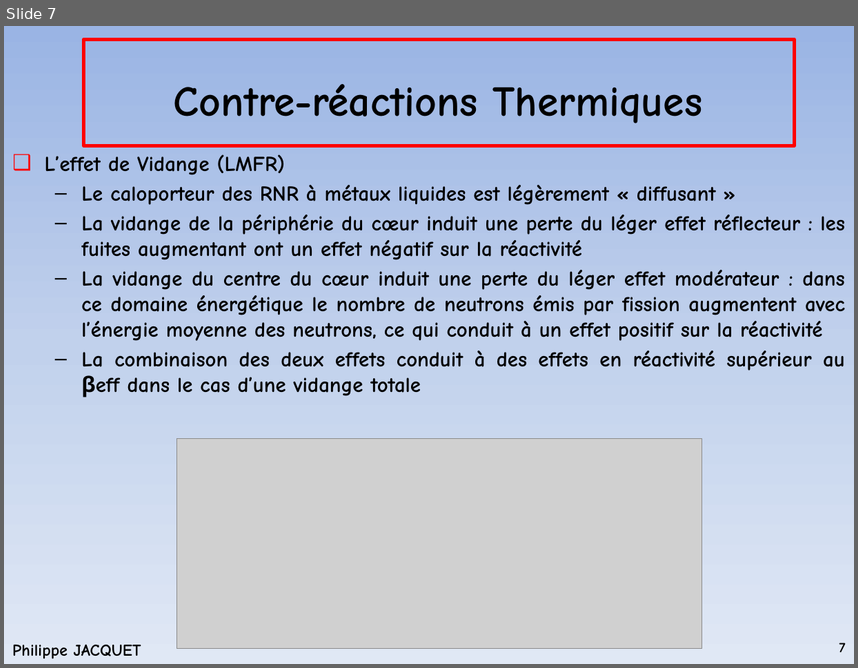
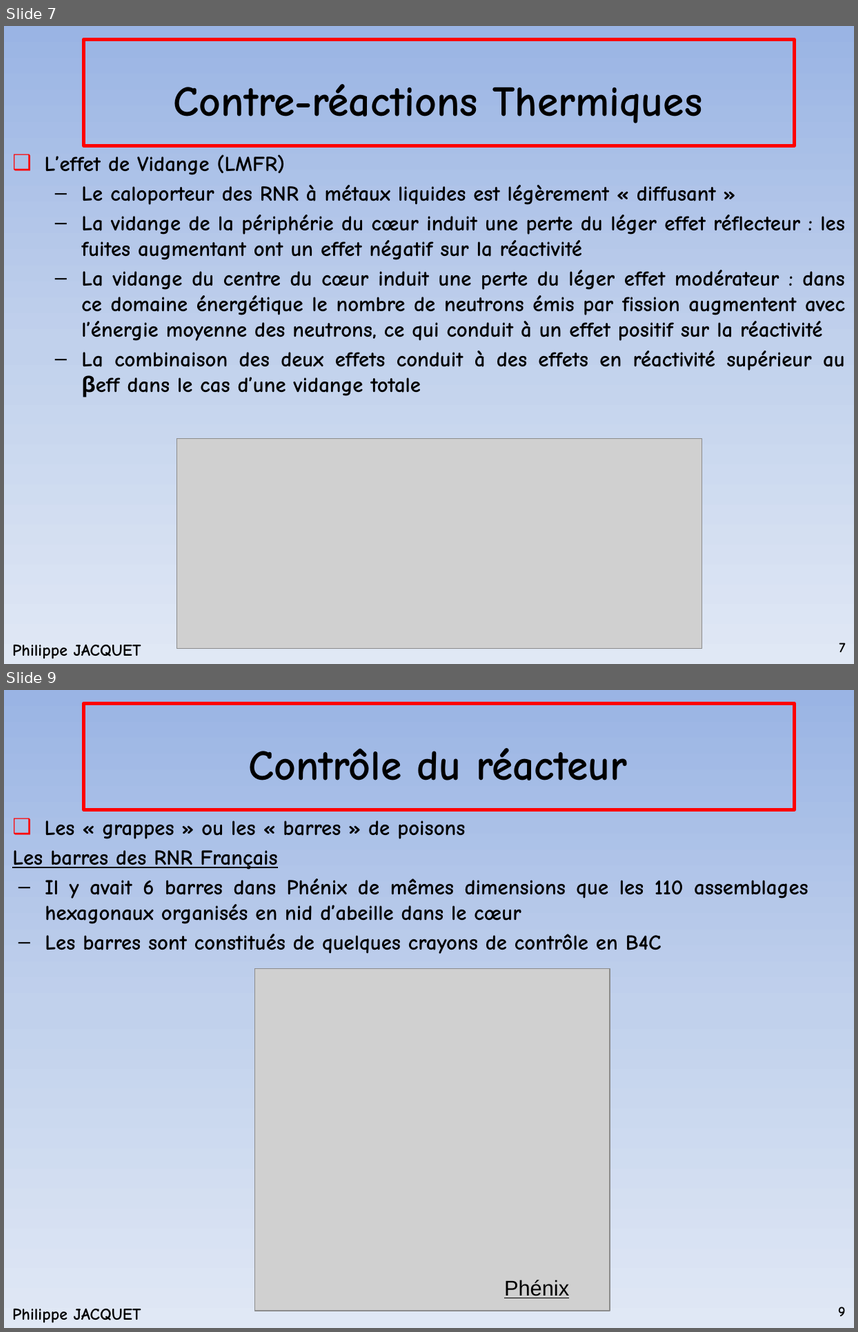
Before and after one commit to phjacquet/physor-smr-cnam, a slide deck: Cours2.pptx. Shown one above the other, each under a label of ours: slide 7 before the commit, slides 7 and 9 after it; the slides between them are not shown. The pictures are 858x668 and 858x1332 pixels, drawn with LibreOffice and Linux fonts; fonts in the diff are those of the drawing; grey boxes stand for pictures; background and template pictures are left out. Boxes give left, top, right and bottom in pixels: in the first picture for what was removed or moved away, otherwise in the second. Text is boxed around its words. In the diff, an @@ line names an element or a change of style, - is before the commit and + after.

```diff
--- a/Cours2.pptx
+++ b/Cours2.pptx
@@ slide 9 added at (x1=4, y1=690, x2=854, y2=1328), background gradient #9AB5E4 to #C2D1ED to #E1E8F5; not listed: 2 template elements that a slide beside it also shows @@
@@ title added at (x1=248, y1=748, x2=627, y2=780), 36 pt, text #000000, bold @@
+Contrôle du réacteur
@@ text added at (x1=12, y1=820, x2=809, y2=954), 18 pt, text #000000, bold @@
+❑ Les « grappes » ou les « barres » de poisons
+Les barres des RNR Français
+  – Il y avait 6 barres dans Phénix de mêmes dimensions que les 110 assemblages hexagonaux organisés en nid d’abeille dans le cœur
+  – Les barres sont constitués de quelques crayons de contrôle en B4C
@@ picture added at (x1=254, y1=969, x2=609, y2=1310) @@
@@ text added at (x1=504, y1=1279, x2=569, y2=1298), 18 pt, text #000000, underline @@
+Phénix
@@ page number added at (x1=838, y1=1306, x2=846, y2=1316), 12 pt, text #000000, bold @@
+9
```
Also in this commit, not shown: 2 slides changed, 1 other slide added, 1 slide removed, 10 other files.
